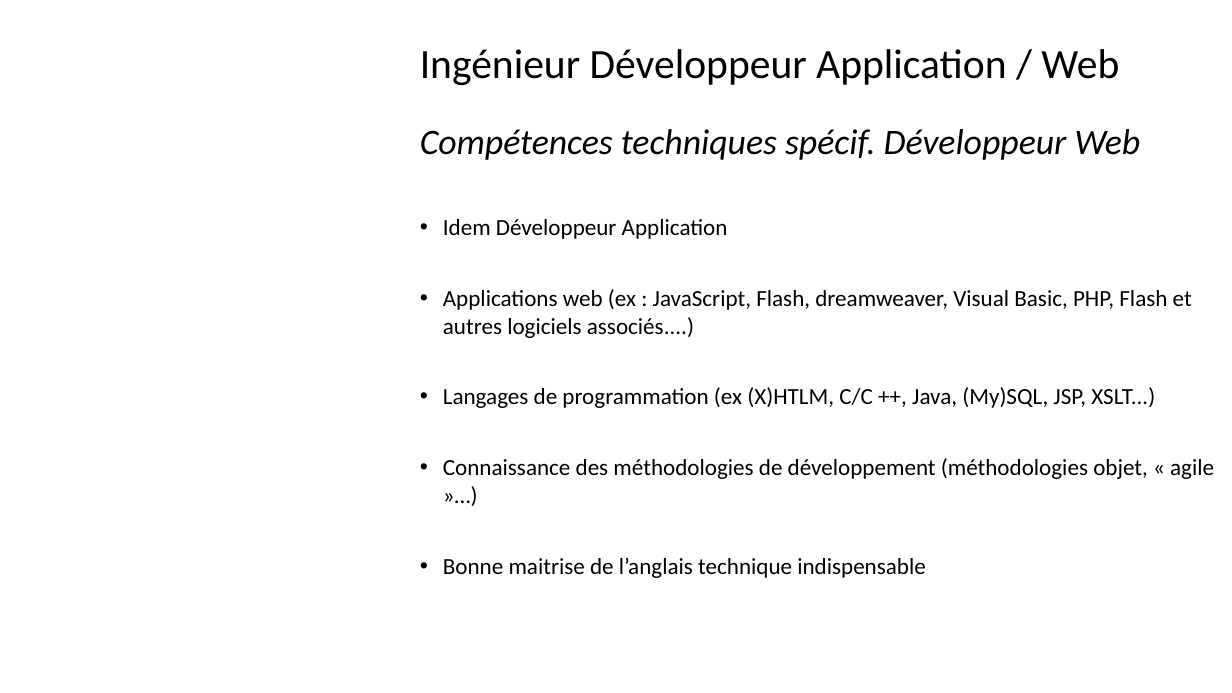
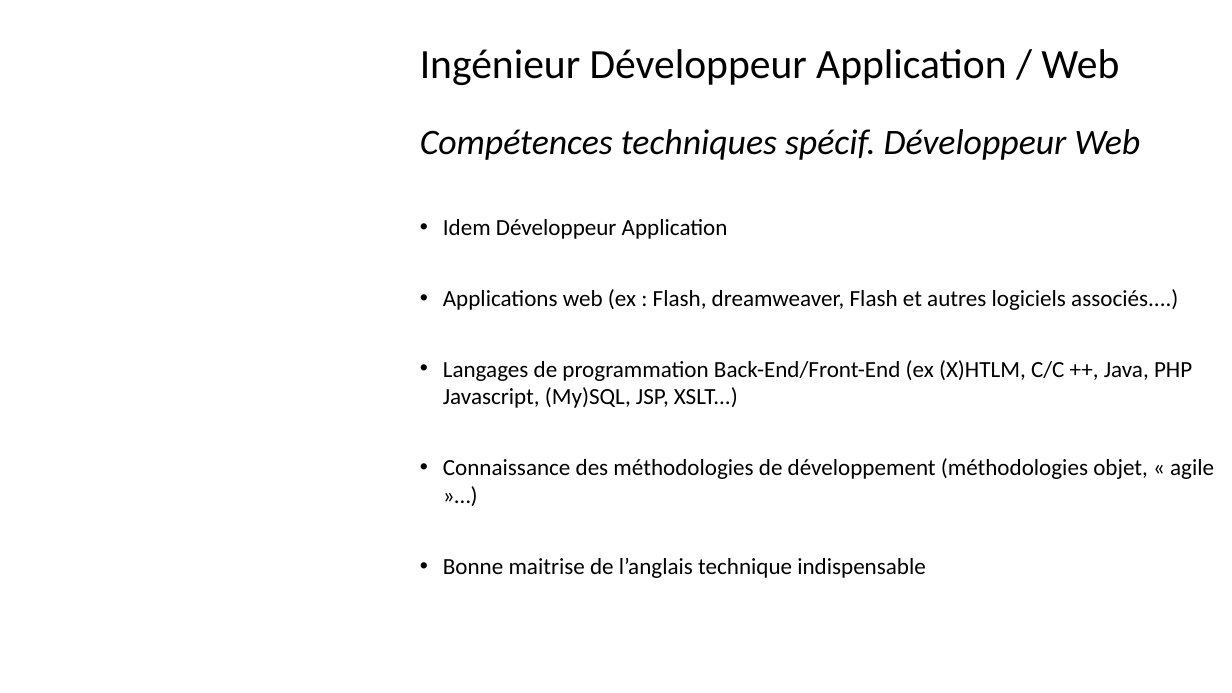
Before and after one commit to Solifred38/cv, a slide deck: slide 11 of Profils_jobs_it.pptx. Drawn at 1232x693 pixels with LibreOffice and Linux fonts; fonts in the diff are those of the drawing; background and template pictures are left out. Boxes give left, top, right and bottom in pixels: in the first picture for what was removed or moved away, otherwise in the second. Text is boxed around its words. In the diff, an @@ line names an element or a change of style, - is before the commit and + after.

```diff
--- a/Profils_jobs_it.pptx
+++ b/Profils_jobs_it.pptx
@@ text at box(443, 289, 1192, 408): text changed @@
-• Applications web (ex : JavaScript, Flash, dreamweaver, Visual Basic, PHP, Flash et autres logiciels associés....)
-• Langages de programmation (ex (X)HTLM, C/C ++, Java, (My)SQL, JSP, XSLT...)
+• Applications web (ex : Flash, dreamweaver, Flash et autres logiciels associés....)
+• Langages de programmation Back-End/Front-End (ex (X)HTLM, C/C ++, Java, PHP Javascript, (My)SQL, JSP, XSLT...)
```
Also in this commit, not shown: 10 other slides changed.
